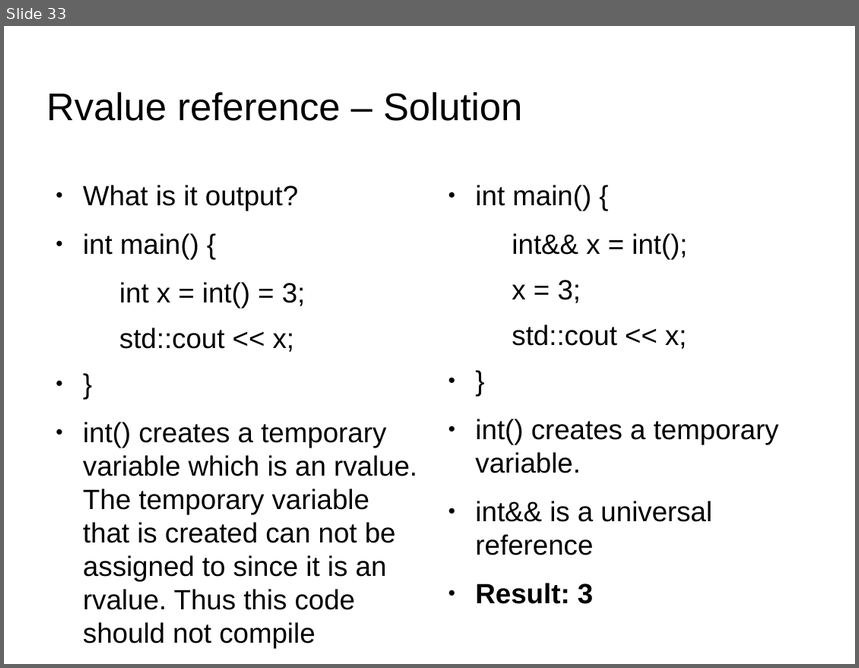
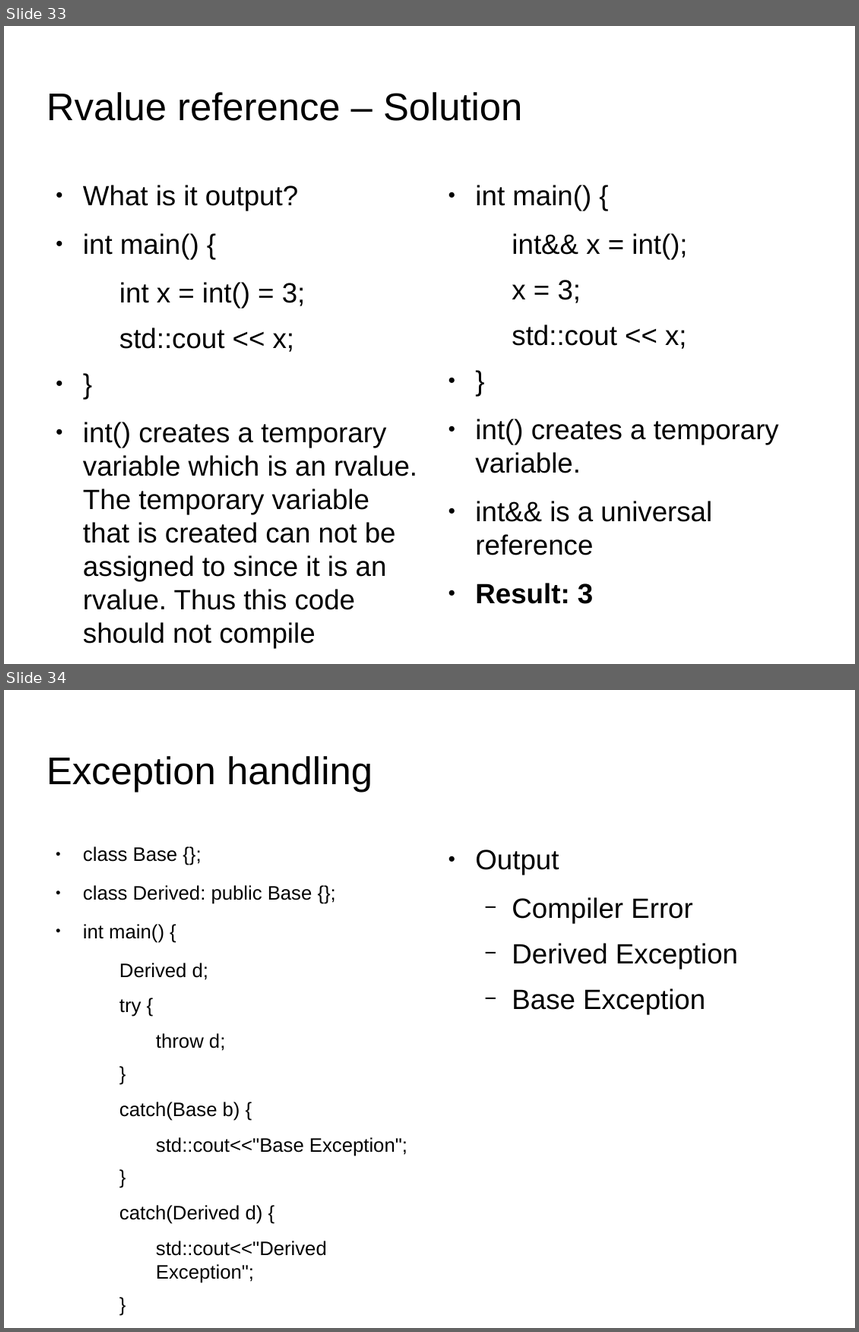
Before and after one commit to kks32/cpp-software-development, a slide deck: Ex22_C++_Quiz/Ex22_C++_Quiz.odp. Shown one above the other, each under a label of ours: slide 33 before the commit, slides 33 and 34 after it. The pictures are 859x668 and 859x1332 pixels, drawn with LibreOffice and Linux fonts; fonts in the diff are those of the drawing; background and template pictures are left out. Boxes give left, top, right and bottom in pixels: in the first picture for what was removed or moved away, otherwise in the second. Text is boxed around its words. In the diff, an @@ line names an element or a change of style, - is before the commit and + after.

```diff
--- a/Ex22_C++_Quiz/Ex22_C++_Quiz.odp
+++ b/Ex22_C++_Quiz/Ex22_C++_Quiz.odp
@@ slide 34 added at [4,690,855,1328], background picture (left out) @@
@@ title added at [47,756,373,792], 36 pt, text #000000 @@
+Exception handling
@@ text added at [83,847,408,1284], 18.2 pt, text #000000 @@
+● class Base {};
+● class Derived: public Base {};
+● int main() {
+  Derived d;
+  try {
+    throw d;
+  }
+  catch(Base b) {
+    std::cout<<"Base Exception";
+  }
+  catch(Derived d) {
+    std::cout<<"Derived Exception";
+  }
+● }
@@ text added at [475,850,738,1015], 26 pt, text #000000 @@
+● Output
+  − Compiler Error
+  − Derived Exception
+  − Base Exception
```
Also in this commit, not shown: 1 slide changed, 14 other slides added, 2 other files.
